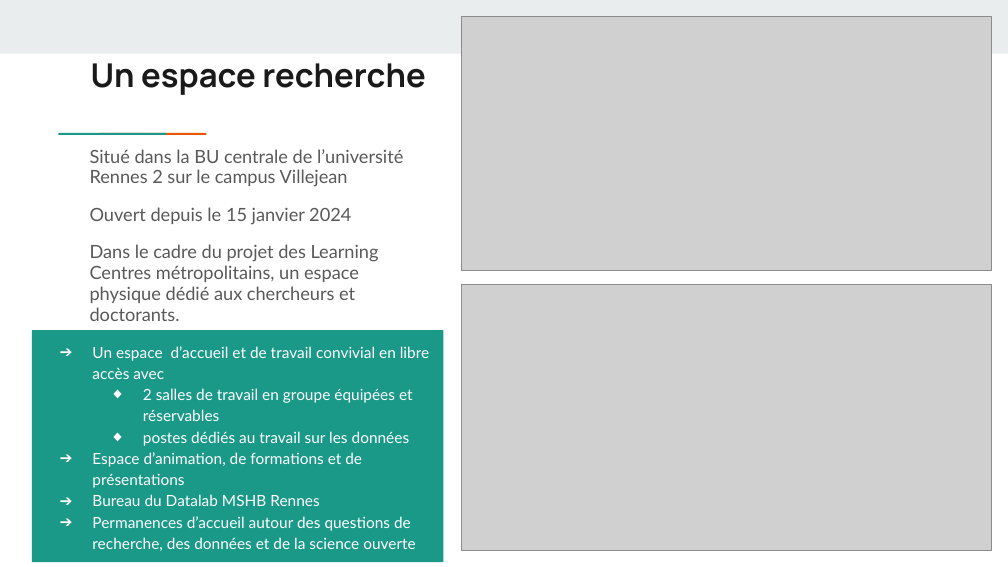
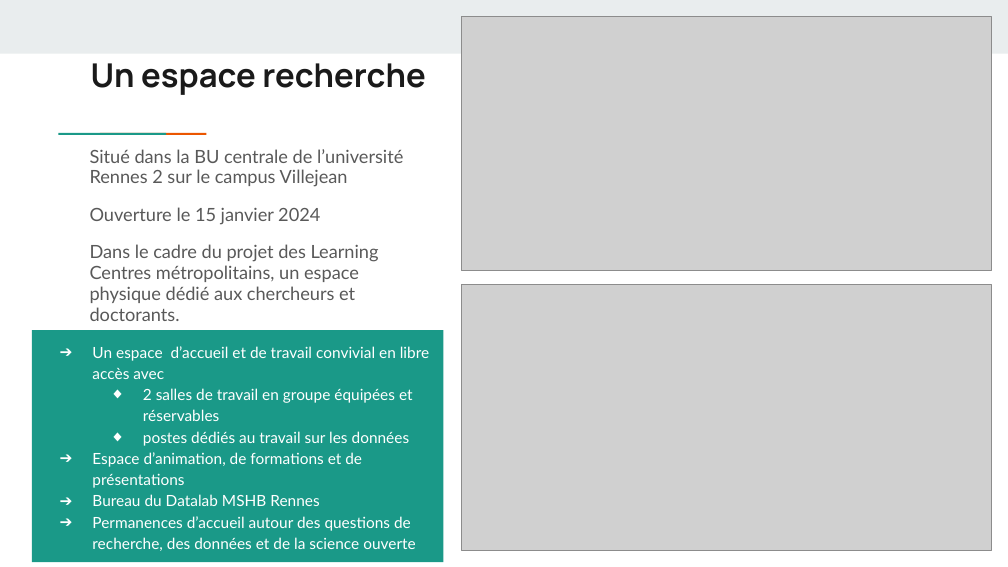
Before and after one commit to damienbelveze/presentation_2PE, a slide deck: slide 20 of Présentation ARDoISE JE 05_12_23.pptx (slide 21 before the commit). Drawn at 1008x567 pixels with LibreOffice and Linux fonts; fonts in the diff are those of the drawing; grey boxes stand for pictures. Boxes give left, top, right and bottom in pixels: in the first picture for what was removed or moved away, otherwise in the second. Text is boxed around its words. In the diff, an @@ line names an element or a change of style, - is before the commit and + after.

```diff
--- a/Présentation ARDoISE JE 05_12_23.pptx
+++ b/Présentation ARDoISE JE 05_12_23.pptx
@@ text at [90,207,320,224]: text changed @@
-Ouvert depuis le 15 janvier 2024
+Ouverture le 15 janvier 2024
```
Also in this commit, not shown: 2 other slides changed, 1 slide removed, 19 other files.
